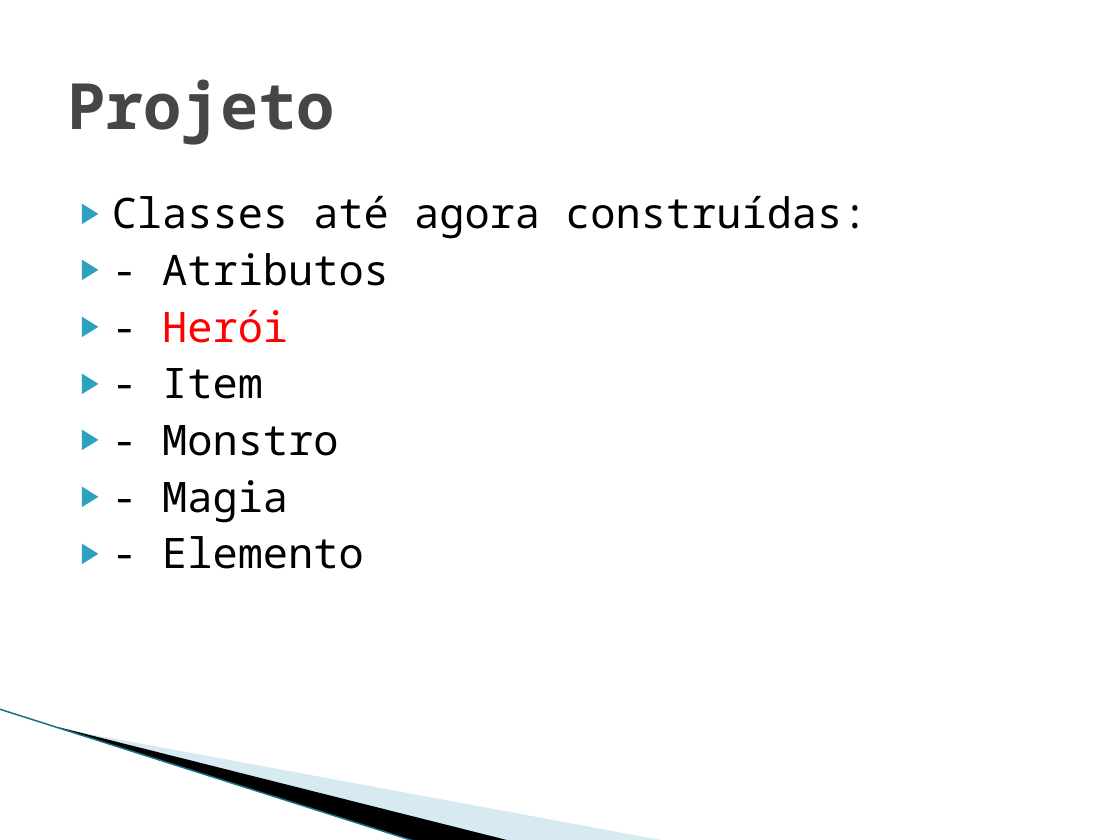
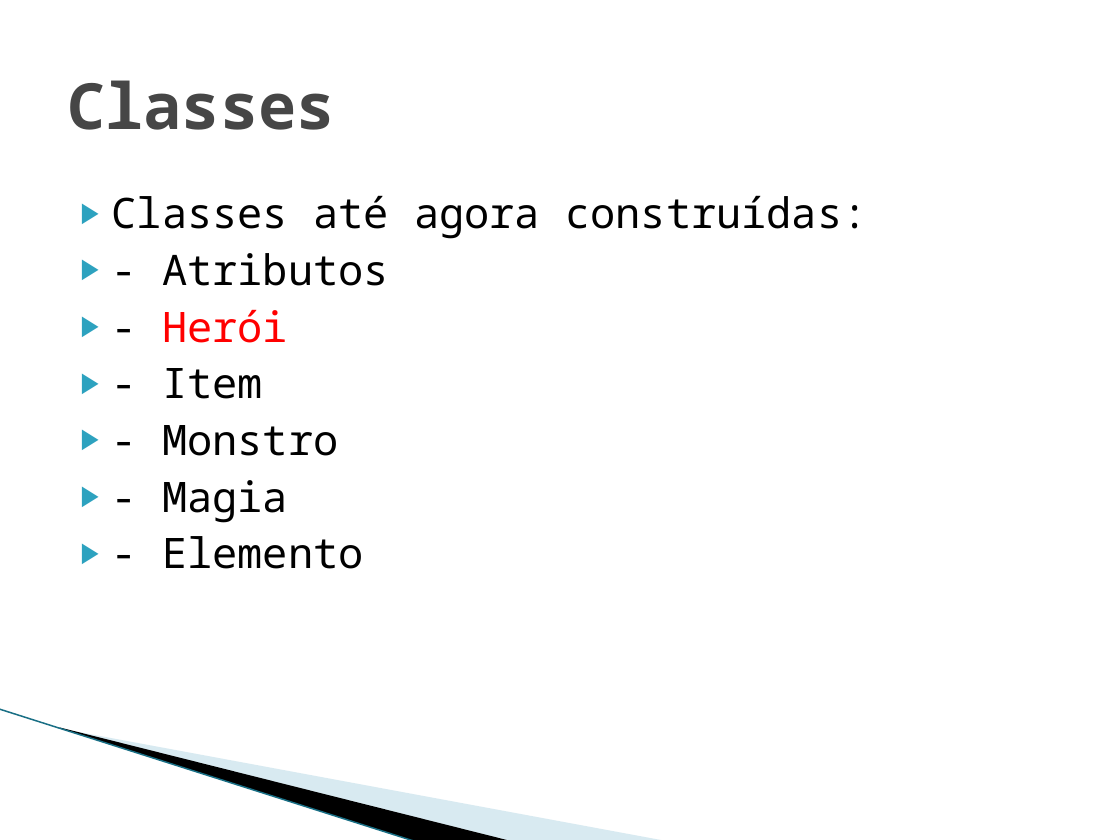
Before and after one commit to Sairaf/RPG, a slide deck: slide 8 of Trabalho final Prog2.pptx. Drawn at 1120x840 pixels with LibreOffice and Linux fonts; fonts in the diff are those of the drawing; background and template pictures are left out. Boxes give left, top, right and bottom in pixels: in the first picture for what was removed or moved away, otherwise in the second. Text is boxed around its words. In the diff, an @@ line names an element or a change of style, - is before the commit and + after.

```diff
--- a/Trabalho final Prog2.pptx
+++ b/Trabalho final Prog2.pptx
@@ title at (67, 80, 335, 130): text changed @@
-Projeto
+Classes
```
Also in this commit, not shown: 9 other slides changed, 4 other files.
